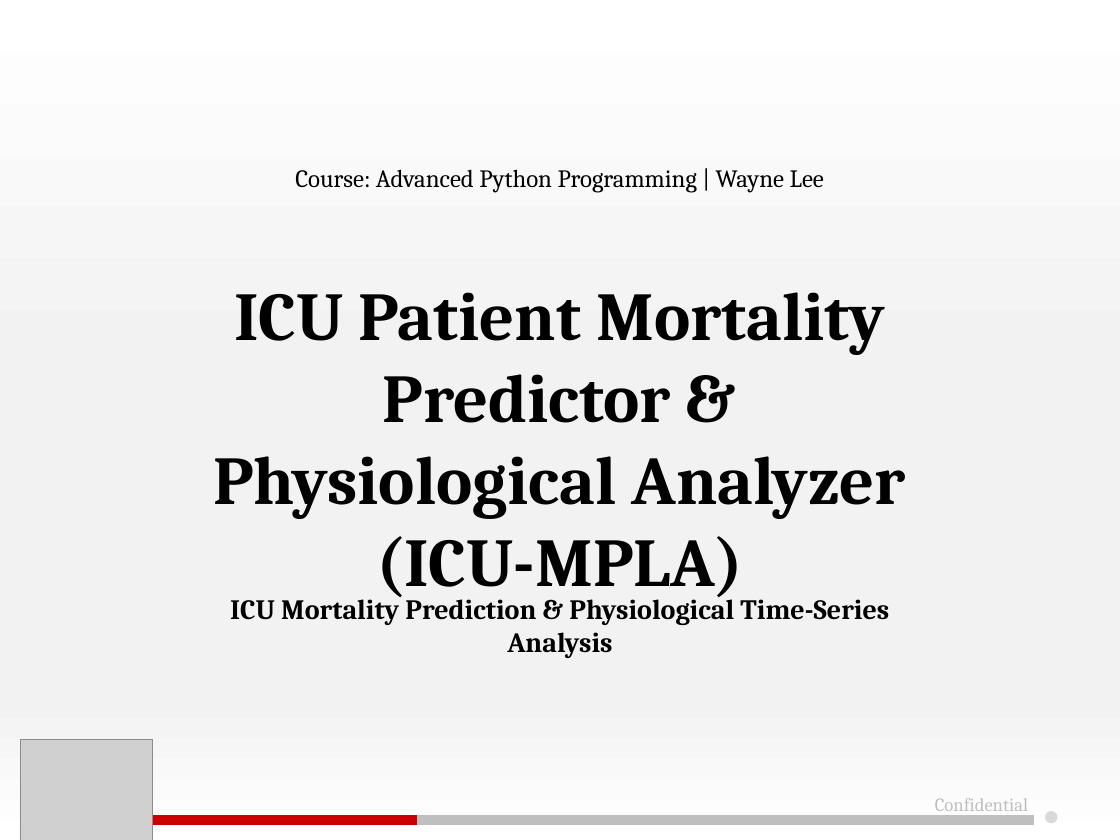
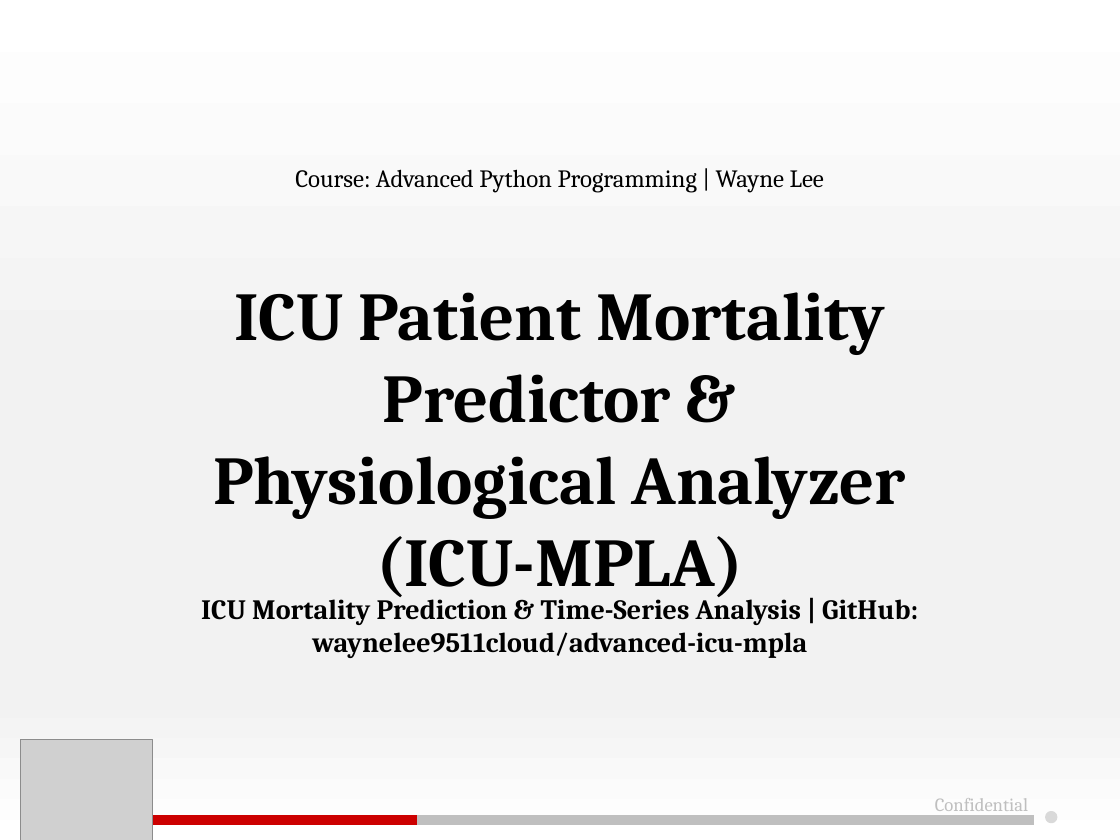
Before and after one commit to waynelee9511cloud/advanced-icu-mpla, a slide deck: slide 1 of Final_Project_Presentation_Final.pptx. Drawn at 1120x840 pixels with LibreOffice and Linux fonts; fonts in the diff are those of the drawing; grey boxes stand for pictures; background and template pictures are left out. Boxes give left, top, right and bottom in pixels: in the first picture for what was removed or moved away, otherwise in the second. Text is boxed around its words. In the diff, an @@ line names an element or a change of style, - is before the commit and + after.

```diff
--- a/Final_Project_Presentation_Final.pptx
+++ b/Final_Project_Presentation_Final.pptx
@@ subtitle at [201,593,918,658]: text changed @@
-ICU Mortality Prediction & Physiological Time-Series Analysis
+ICU Mortality Prediction & Time-Series Analysis | GitHub: waynelee9511cloud/advanced-icu-mpla
```
Also in this commit, not shown: 2 other slides changed, 1 other file.
